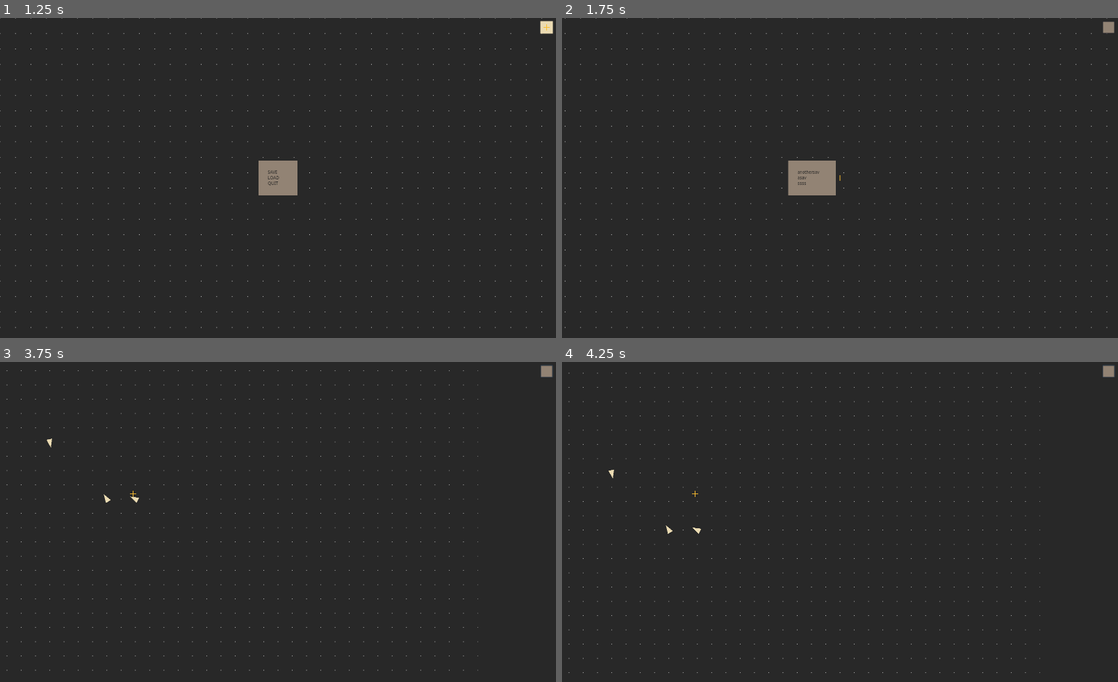
Above: before the commit, frames 1-4 (two rows, left to right).
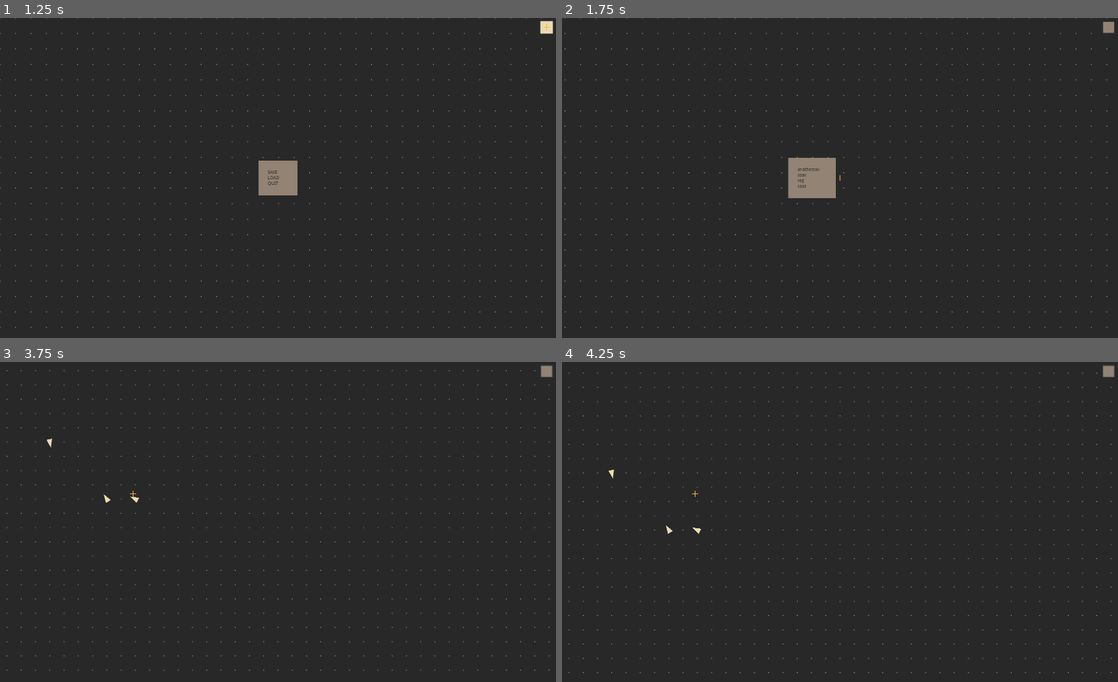
Above: after the commit, the same moments.

Repository: battw/does-compute-2
Game: Godot game, scene res://Main/Main.tscn
Same seed, same stepped clock (60 frames per second), same inputs: the game is played once before the commit and once after it.
Inputs (mouse positions are in pixels of both pictures, inside the frame that each line leads up to):
- Up to frame 1 (1.25 s): click (544, 27) at 0.5 s
- Up to frame 2 (1.75 s): tap Enter at 1.25 s; move the mouse to (840, 178) at 1.27 s; hold Right (right) from 1.28 s (still down); hold Right mouse button (change_mode) from 1.28 s (still down); click (840, 178) at 1.42 s
- Up to frame 3 (3.75 s): move the mouse to (166, 538) at 2.02 s; release Right (right) at 2.03 s; release Right mouse button (change_mode) at 2.03 s; hold Down (down) 2.03-2.78 s; click (166, 538) at 2.1 s; tap Space at 2.75 s; move the mouse to (172, 502) at 2.77 s; hold Right (right) 2.78-3.53 s; tap Mouse wheel up (zoom_in) at 2.85 s; click (172, 502) at 2.92 s; move the mouse to (133, 493) at 3.52 s; hold Up (up) from 3.53 s (still down); tap Mouse wheel down (zoom_out) at 3.6 s; click (133, 493) at 3.67 s
- Up to frame 4 (4.25 s): keep holding Up (up)

Frame 1 is identical in both runs. In frame 2, 0.2% of the frame differs, in the area x 40-50%, y 43-57%; in frame 3, less than 0.1%; in frame 4, less than 0.1%.

Commit message:
Added a exported size variable to play area

Diff:
--- a/Main/Main.tscn
+++ b/Main/Main.tscn
@@ -1,13 +1,10 @@
-[gd_scene load_steps=7 format=2]
+[gd_scene load_steps=6 format=2]
 
 [ext_resource path="res://Main/Main.gd" type="Script" id=1]
 [ext_resource path="res://Main/Tick.gd" type="Script" id=2]
 [ext_resource path="res://Main/PlayArea.gd" type="Script" id=3]
 [ext_resource path="res://Main/Arrows.gd" type="Script" id=4]
 [ext_resource path="res://UI/UI.tscn" type="PackedScene" id=5]
-
-[sub_resource type="RectangleShape2D" id=1]
-extents = Vector2( 1000, 1000 )
 
 [node name="Main" type="Node2D"]
 script = ExtResource( 1 )
@@ -20,11 +17,11 @@
 [node name="PlayArea" type="Area2D" parent="."]
 collision_layer = 0
 script = ExtResource( 3 )
+size = Vector2( 5000, 5000 )
 
 [node name="CollisionShape2D" type="CollisionShape2D" parent="PlayArea"]
 show_behind_parent = true
 position = Vector2( 1000, 1000 )
-shape = SubResource( 1 )
 
 [node name="Arrows" type="Node2D" parent="PlayArea" groups=[
 "Savers",
--- a/Main/PlayArea.gd
+++ b/Main/PlayArea.gd
@@ -1,5 +1,6 @@
 extends Area2D
 
+export var size = Vector2(3000, 3000)
 export var snap_grid_size = 50
 export var cross_scale = 1
 export var background_color = Color(.16, .16, .16)
@@ -15,16 +16,19 @@
 
 func _ready():
 #	_add_crosses()
+	$CollisionShape2D.shape = RectangleShape2D.new()
+	$CollisionShape2D.shape.extents = self.size / 2
+	$CollisionShape2D.position = self.size / 2
 	_create_background()
 
 func _add_crosses():
 	if self.snap_grid_size <= 0:
 		return
 
-	var extents = $CollisionShape2D.shape.extents
 
-	var rows = int(2 * extents.y / self.snap_grid_size) + 1
-	var cols = int(2 * extents.x / self.snap_grid_size) + 1
+
+	var rows = int(self.size.y / self.snap_grid_size) + 1
+	var cols = int(self.size.x / self.snap_grid_size) + 1
 	for r in range(rows):
 		for c in range(cols):
 			var cross = Cross.instance()
@@ -49,14 +53,13 @@
 	var texture = ImageTexture.new()
 	texture.create_from_image(image)
 	$Background.texture = texture
-	$Background.region_rect.size = $CollisionShape2D.shape.extents * 2
+	$Background.region_rect.size = self.size
 
 
 
 func _out_of_bounds(local_pos):
 	var half_grid = self.snap_grid_size / 2
-	var play_size = 2 * $CollisionShape2D.shape.extents
-	return local_pos.x > play_size.x + half_grid or local_pos.y > play_size.y + half_grid or \
+	return local_pos.x > self.size.x + half_grid or local_pos.y > self.size.y + half_grid or \
 		local_pos.x < -half_grid or local_pos.y < -half_grid
 
 
--- /dev/null
+++ b/saves/reg.tres
@@ -0,0 +1,244 @@
+[gd_resource type="Resource" load_steps=2 format=2]
+
+[ext_resource path="res://Saver/SaveData.gd" type="Script" id=1]
+
+[resource]
+script = ExtResource( 1 )
+data = {
+"Arrows": [ {
+"hit": true,
+"inv": false,
+"name": "Arrow",
+"transform": Transform2D( 1, 2.73986e-07, -2.73986e-07, 1, 700, 500 ),
+"type": "Arrow"
+}, {
+"hit": true,
+"inv": true,
+"name": "@Arrow@8",
+"transform": Transform2D( 0.0487227, 0.998812, -0.998812, 0.0487227, 750, 500 ),
+"type": "Arrow"
+}, {
+"hit": false,
+"inv": true,
+"name": "@Arrow@9",
+"transform": Transform2D( -0.730271, -0.683157, 0.683157, -0.730271, 750, 550 ),
+"type": "Arrow"
+}, {
+"hit": false,
+"inv": false,
+"name": "@Arrow@10",
+"transform": Transform2D( -4.64912e-07, -1, 1, -4.64912e-07, 700, 750 ),
+"type": "Arrow"
+}, {
+"hit": false,
+"inv": false,
+"name": "@Arrow@11",
+"transform": Transform2D( 9.65599e-07, -1, 1, 9.65599e-07, 750, 750 ),
+"type": "Arrow"
+}, {
+"hit": true,
+"inv": false,
+"name": "@Arrow@86",
+"transform": Transform2D( 1, -3.25618e-07, 3.25618e-07, 1, 800, 500 ),
+"type": "Arrow"
+}, {
+"hit": true,
+"inv": true,
+"name": "@Arrow@92",
+"transform": Transform2D( 0.0285598, 0.999592, -0.999592, 0.0285598, 850, 500 ),
+"type": "Arrow"
+}, {
+"hit": false,
+"inv": true,
+"name": "@Arrow@95",
+"transform": Transform2D( -0.730271, -0.683157, 0.683157, -0.730271, 850, 550 ),
+"type": "Arrow"
+}, {
+"hit": false,
+"inv": false,
+"name": "@Arrow@99",
+"transform": Transform2D( 0.999133, 0.0416308, -0.0416308, 0.999133, 900, 500 ),
+"type": "Arrow"
+}, {
+"hit": false,
+"inv": true,
+"name": "@Arrow@102",
+"transform": Transform2D( 6.71544e-07, 1, -1, 6.71544e-07, 950, 500 ),
+"type": "Arrow"
+}, {
+"hit": true,
+"inv": true,
+"name": "@Arrow@105",
+"transform": Transform2D( -0.718602, -0.695421, 0.695421, -0.718602, 950, 550 ),
+"type": "Arrow"
+}, {
+"hit": true,
+"inv": false,
+"name": "@Arrow@108",
+"transform": Transform2D( 1, 3.352e-07, -3.352e-07, 1, 1000, 500 ),
+"type": "Arrow"
+}, {
+"hit": true,
+"inv": true,
+"name": "@Arrow@111",
+"transform": Transform2D( 0.073869, 0.997268, -0.997268, 0.073869, 1050, 500 ),
+"type": "Arrow"
+}, {
+"hit": false,
+"inv": true,
+"name": "@Arrow@114",
+"transform": Transform2D( -0.73376, -0.679408, 0.679408, -0.73376, 1050, 550 ),
+"type": "Arrow"
+}, {
+"hit": false,
+"inv": false,
+"name": "@Arrow@167",
+"transform": Transform2D( 1.19249e-08, -1, 1, 1.19249e-08, 800, 750 ),
+"type": "Arrow"
+}, {
+"hit": false,
+"inv": false,
+"name": "@Arrow@178",
+"transform": Transform2D( -0.018515, -0.999829, 0.999829, -0.018515, 850, 750 ),
+"type": "Arrow"
+}, {
+"hit": false,
+"inv": false,
+"name": "@Arrow@213",
+"transform": Transform2D( -1.62921e-07, -1, 1, -1.62921e-07, 900, 750 ),
+"type": "Arrow"
+}, {
+"hit": false,
+"inv": false,
+"name": "@Arrow@222",
+"transform": Transform2D( 4.88762e-07, -1, 1, 4.88762e-07, 950, 750 ),
+"type": "Arrow"
+}, {
+"hit": false,
+"inv": false,
+"name": "@Arrow@233",
+"transform": Transform2D( -9.41749e-07, -1, 1, -9.41749e-07, 1000, 750 ),
+"type": "Arrow"
+}, {
+"hit": false,
+"inv": false,
+"name": "@Arrow@242",
+"transform": Transform2D( -0.00515439, -0.999987, 0.999987, -0.00515439, 1050, 750 ),
+"type": "Arrow"
+}, {
+"hit": true,
+"inv": false,
+"name": "@Arrow@427",
+"transform": Transform2D( 1.19249e-08, -1, 1, 1.19249e-08, 700, 500 ),
+"type": "Arrow"
+}, {
+"hit": true,
+"inv": false,
+"name": "@Arrow@442",
+"transform": Transform2D( -0.00249384, -0.999997, 0.999997, -0.00249384, 800, 500 ),
+"type": "Arrow"
+}, {
+"hit": true,
+"inv": false,
+"name": "@Arrow@479",
+"transform": Transform2D( 0.00248767, -0.999997, 0.999997, 0.00248767, 1000, 500 ),
+"type": "Arrow"
+}, {
+"hit": false,
+"inv": false,
+"name": "@Arrow@1393",
+"transform": Transform2D( -4.37114e-08, -1, 1, -4.37114e-08, 900, 500 ),
+"type": "Arrow"
+} ],
+"Dots": [ {
+"direction": Vector2( -4.37114e-08, -1 ),
+"from_arrows": [ "@Arrow@427", "Arrow" ],
+"speed": 100.0,
+"transform": Transform2D( 1, 0, 0, 1, 700, 18.8141 ),
+"type": "Dot"
+}, {
+"direction": Vector2( -0.00249378, -0.999997 ),
+"from_arrows": [ "@Arrow@442", "@Arrow@86" ],
+"speed": 100.0,
+"transform": Transform2D( 1, 0, 0, 1, 798.788, 18.8149 ),
+"type": "Dot"
+}, {
+"direction": Vector2( 0.00248761, -0.999997 ),
+"from_arrows": [ "@Arrow@479", "@Arrow@108" ],
+"speed": 100.0,
+"transform": Transform2D( 1, 0, 0, 1, 1001.2, 18.8149 ),
+"type": "Dot"
+}, {
+"direction": Vector2( -4.37114e-08, -1 ),
+"from_arrows": [ "@Arrow@427", "Arrow" ],
+"speed": 100.0,
+"transform": Transform2D( 1, 0, 0, 1, 700, 118.815 ),
+"type": "Dot"
+}, {
+"direction": Vector2( -0.00249378, -0.999997 ),
+"from_arrows": [ "@Arrow@442", "@Arrow@86" ],
+"speed": 100.0,
+"transform": Transform2D( 1, 0, 0, 1, 799.039, 118.815 ),
+"type": "Dot"
+}, {
+"direction": Vector2( 0.00248761, -0.999997 ),
+"from_arrows": [ "@Arrow@479", "@Arrow@108" ],
+"speed": 100.0,
+"transform": Transform2D( 1, 0, 0, 1, 1000.95, 118.815 ),
+"type": "Dot"
+}, {
+"direction": Vector2( -4.37114e-08, -1 ),
+"from_arrows": [ "@Arrow@427", "Arrow" ],
+"speed": 100.0,
+"transform": Transform2D( 1, 0, 0, 1, 700, 218.814 ),
+"type": "Dot"
+}, {
+"direction": Vector2( -0.00249378, -0.999997 ),
+"from_arrows": [ "@Arrow@442", "@Arrow@86" ],
+"speed": 100.0,
+"transform": Transform2D( 1, 0, 0, 1, 799.289, 218.814 ),
+"type": "Dot"
+}, {
+"direction": Vector2( 0.00248761, -0.999997 ),
+"from_arrows": [ "@Arrow@479", "@Arrow@108" ],
+"speed": 100.0,
+"transform": Transform2D( 1, 0, 0, 1, 1000.7, 218.814 ),
+"type": "Dot"
+}, {
+"direction": Vector2( -4.37114e-08, -1 ),
+"from_arrows": [ "@Arrow@427", "Arrow" ],
+"speed": 100.0,
+"transform": Transform2D( 1, 0, 0, 1, 700, 318.796 ),
+"type": "Dot"
+}, {
+"direction": Vector2( -0.00249378, -0.999997 ),
+"from_arrows": [ "@Arrow@442", "@Arrow@86" ],
+"speed": 100.0,
+"transform": Transform2D( 1, 0, 0, 1, 799.54, 318.796 ),
+"type": "Dot"
+}, {
+"direction": Vector2( 0.00248761, -0.999997 ),
+"from_arrows": [ "@Arrow@479", "@Arrow@108" ],
+"speed": 100.0,
+"transform": Transform2D( 1, 0, 0, 1, 1000.45, 318.796 ),
+"type": "Dot"
+}, {
+"direction": Vector2( -4.37114e-08, -1 ),
+"from_arrows": [ "@Arrow@427", "Arrow" ],
+"speed": 100.0,
+"transform": Transform2D( 1, 0, 0, 1, 700, 418.826 ),
+"type": "Dot"
+}, {
+"direction": Vector2( -0.00249378, -0.999997 ),
+"from_arrows": [ "@Arrow@442", "@Arrow@86" ],
+"speed": 100.0,
+"transform": Transform2D( 1, 0, 0, 1, 799.792, 418.826 ),
+"type": "Dot"
+}, {
+"direction": Vector2( 0.00248761, -0.999997 ),
+"from_arrows": [ "@Arrow@479", "@Arrow@108" ],
+"speed": 100.0,
+"transform": Transform2D( 1, 0, 0, 1, 1000.21, 418.826 ),
+"type": "Dot"
+} ]
+}
Not shown, changed: Docs/design.org
